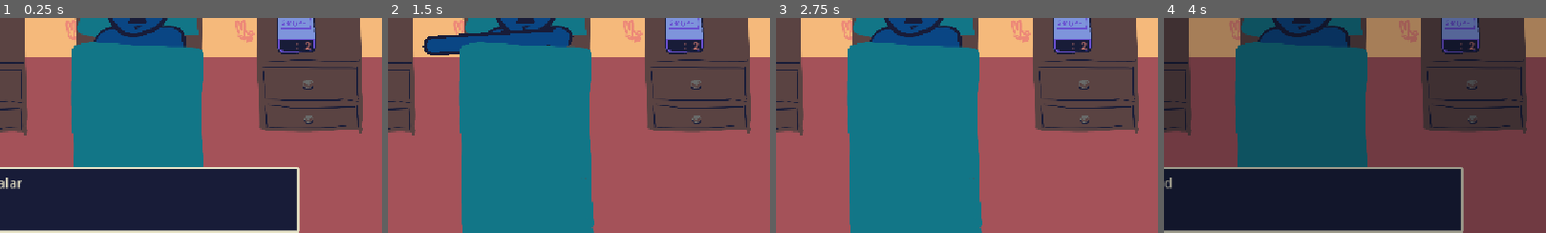
Above: before the commit, frames 1-4 (left to right).
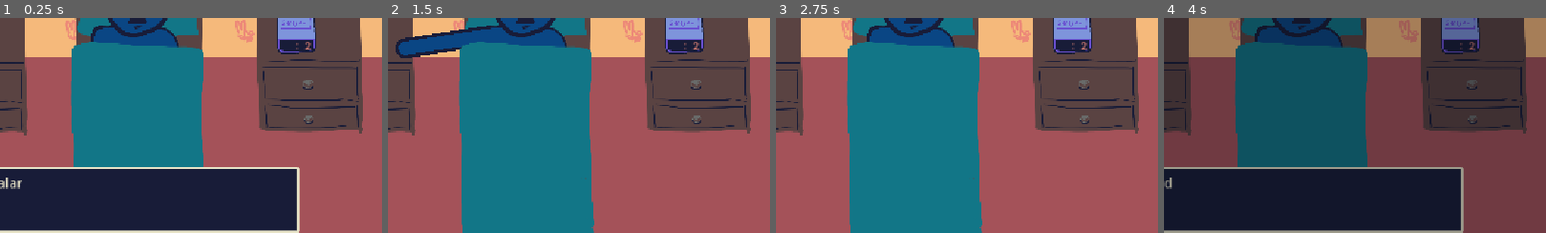
Above: after the commit, the same moments.

Repository: harperstoeckle/be_late_for_work
Game: Godot game, scene res://scenes/main.tscn
The game is run twice, just before and just after one commit, with the same random seed, the same clock (stepped at 60 frames per second) and the same inputs. Sound files missing from this copy of the repository are replaced by a short silence.
Inputs:
- Up to frame 1 (0.25 s): no input
- Up to frame 2 (1.5 s): tap Enter (ui_accept) at 0.5, 0.77 s; hold Up (ui_up) 0.53-1.28 s; hold J (snooze_0) 0.53-1.28 s; hold Down (ui_down) from 1.28 s (still down); tap K (snooze_1) at 1.35 s
- Up to frame 3 (2.75 s): tap Enter (ui_accept) at 1.52, 2 s; release Down (ui_down) at 2.03 s; hold Up (ui_up) from 2.03 s (still down); hold L (snooze_2) from 2.03 s (still down)
- Up to frame 4 (4 s): tap Enter (ui_accept) at 2.75, 3.02, 3.77 s; release L (snooze_2) at 2.78 s; tap J (snooze_0) at 2.85 s; release Up (ui_up) at 3.53 s; hold Down (ui_down) from 3.53 s (still down); hold K (snooze_1) from 3.53 s (still down)
The pictures show only the part of the screen within x 32-82%, y 47-97%; the shares and areas given below are measured in that part.

The runs differ from the first frame. In frame 1, 0.6% of the frame differs, in the area x 23-49%, y 3-14%; in frame 2, 2.1%, in the area x 2-49%, y 3-19%; in frame 3, 0.6%; in frame 4, 0.6%.
Error in both runs: Modulo by zero error in operator '%'. (res://scripts/main.gd:147)

Commit message:
Switch the side of the arm for a better button layout

Diff:
--- a/scenes/main.tscn
+++ b/scenes/main.tscn
@@ -110,6 +110,7 @@
 position = Vector2(579, 426)
 scale = Vector2(0.4, 0.4)
 texture = ExtResource("8_choun")
+flip_h = true
 region_enabled = true
 region_rect = Rect2(536.9977, 351.00787, 365.1991, 593.44855)
 
@@ -132,7 +133,7 @@
 
 [node name="ArmBorder" type="Line2D" parent="Arm" unique_id=1857980103]
 unique_name_in_owner = true
-points = PackedVector2Array(639, 333, 646, 431)
+points = PackedVector2Array(527, 330, 518, 443)
 width = 30.0
 default_color = Color(0.09411765, 0.10980392, 0.21960784, 1)
 joint_mode = 2
@@ -142,7 +143,7 @@
 
 [node name="ArmInside" type="Line2D" parent="Arm" unique_id=922753401]
 unique_name_in_owner = true
-points = PackedVector2Array(639, 333, 646, 431)
+points = PackedVector2Array(527, 330, 518, 443)
 width = 20.0
 default_color = Color(0.039215688, 0.27450982, 0.5176471, 1)
 begin_cap_mode = 2
@@ -151,12 +152,13 @@
 
 [node name="DefaultHandRef" type="Node2D" parent="Arm" unique_id=1579630850]
 unique_name_in_owner = true
-position = Vector2(646, 431)
+position = Vector2(518, 443)
 
 [node name="ShoulderCap" type="Sprite2D" parent="Arm" unique_id=1914818742]
-position = Vector2(635, 336)
-scale = Vector2(0.4, 0.4)
-texture = ExtResource("8_choun")
+position = Vector2(531, 336)
+scale = Vector2(0.4, 0.4)
+texture = ExtResource("8_choun")
+flip_h = true
 region_enabled = true
 region_rect = Rect2(952.672, 379.33044, 85.59363, 119.83093)
 
